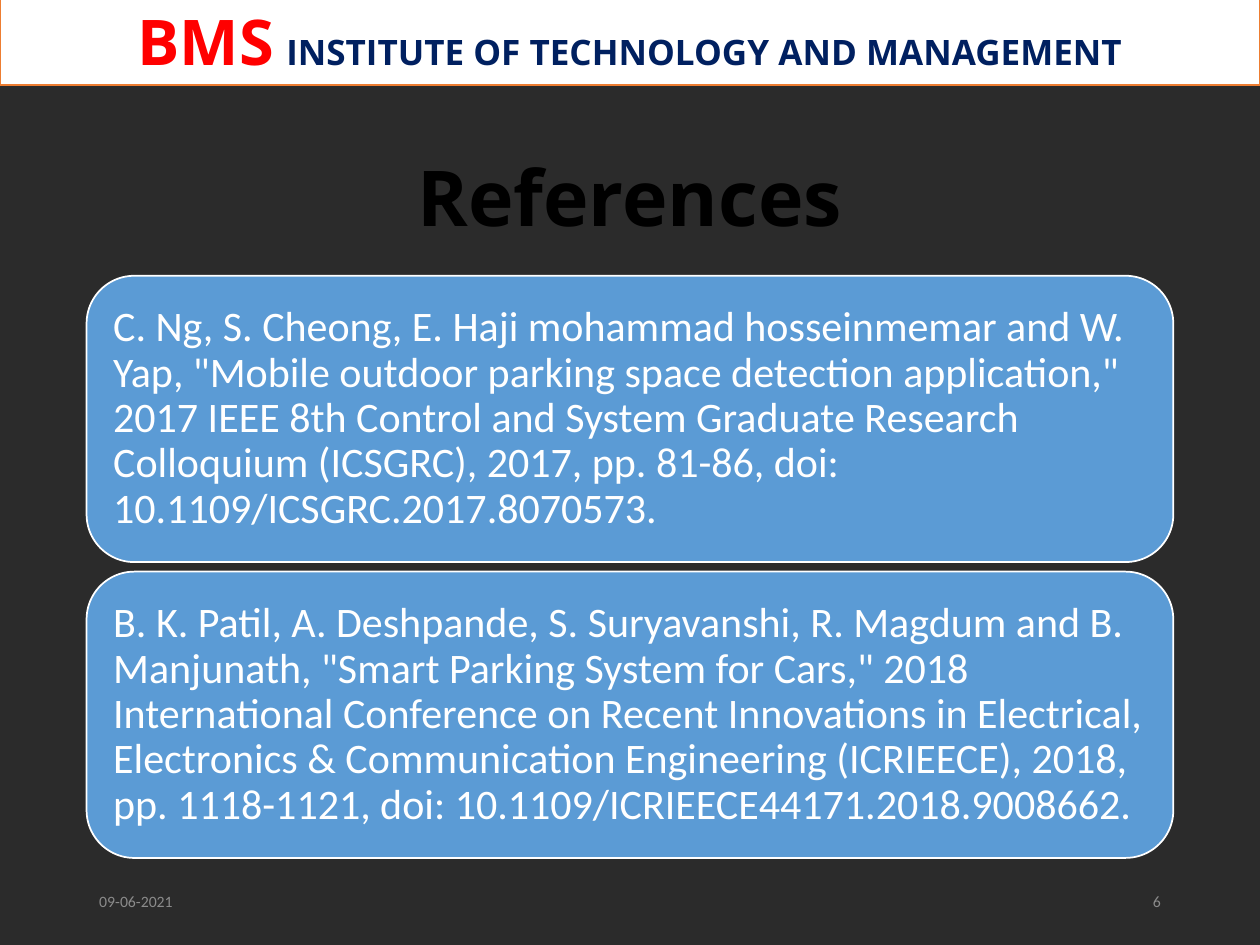
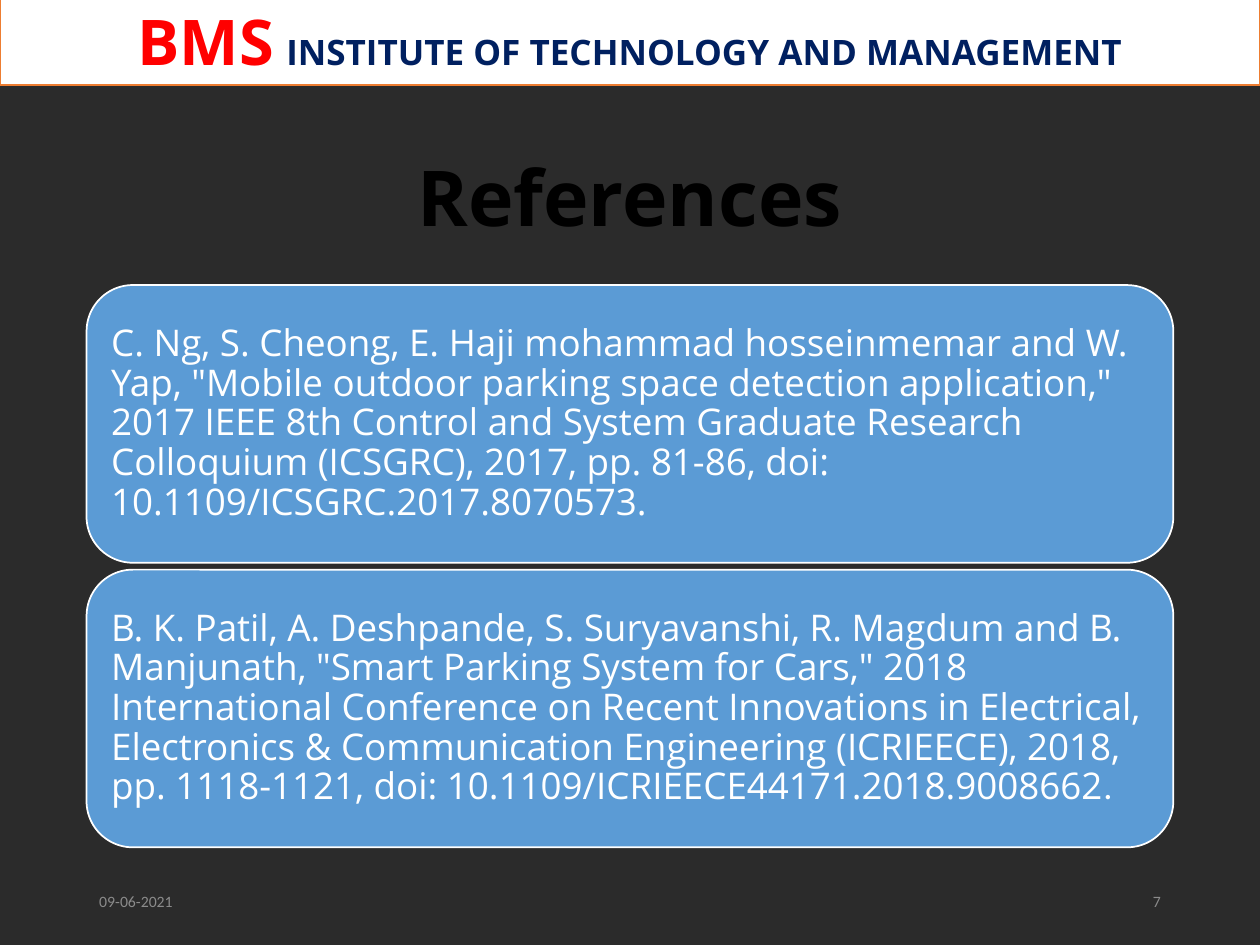
Before and after one commit to Raghuvorkady/MAD-Mini-Project, a slide deck: slide 7 of docs/ppt/phase-1/ppt phase-1.pptx (slide 6 before the commit). Drawn at 1260x945 pixels with LibreOffice and Linux fonts; fonts in the diff are those of the drawing; background and template pictures are left out; a plain dark background stands for a picture behind light text. Boxes give left, top, right and bottom in pixels: in the first picture for what was removed or moved away, otherwise in the second. Text is boxed around its words. In the diff, an @@ line names an element or a change of style, - is before the commit and + after.

```diff
--- a/docs/ppt/phase-1/ppt phase-1.pptx
+++ b/docs/ppt/phase-1/ppt phase-1.pptx
@@ rounded rectangle: place and size @@
-rounded rectangle at [87, 276, 1173, 562]
+rounded rectangle at [87, 285, 1173, 562]
@@ text "C. Ng, S. Cheong, E. ...": place and size @@
-text "C. Ng, S. Cheong, E. ..." at [113, 312, 1124, 525]
+text "C. Ng, S. Cheong, E. ..." at [111, 328, 1128, 516]
@@ text "C. Ng, S. Cheong, E. ..." at [111, 328, 1128, 516]: size 24 to 21 pt, font Calibri to Open Sans; less space between paragraphs @@
@@ rounded rectangle: place and size @@
-rounded rectangle at [87, 572, 1173, 858]
+rounded rectangle at [87, 570, 1173, 847]
@@ text "B. K. Patil, A. Deshpande, ..." at [111, 613, 1140, 808]: size 24 to 21 pt, font Calibri to Open Sans; less space between paragraphs @@
@@ page number at [1153, 897, 1161, 907]: text changed @@
-6
+7
```
Also in this commit, not shown: 5 other slides changed, 1 slide added.
